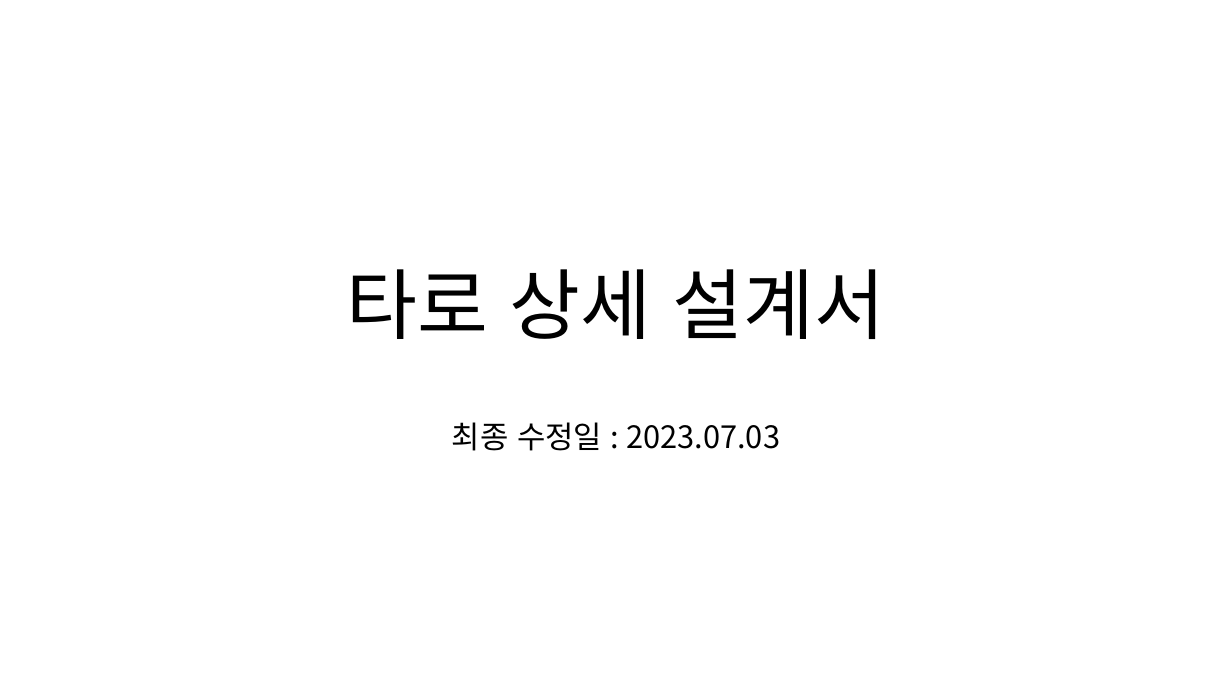
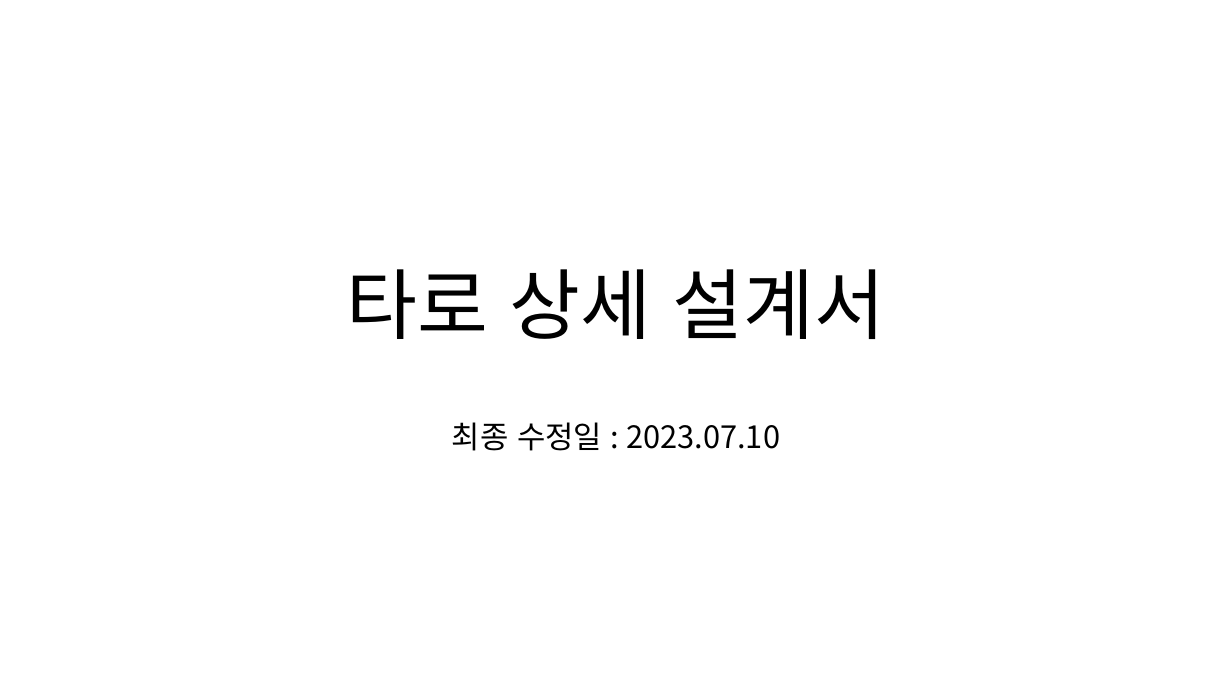
Before and after one commit to poro912/TaroDesktopPrivate, a slide deck: slide 1 of Document/타로 상세 설계서.pptx. Drawn at 1232x693 pixels with LibreOffice and Linux fonts; fonts in the diff are those of the drawing. Boxes give left, top, right and bottom in pixels: in the first picture for what was removed or moved away, otherwise in the second. Text is boxed around its words. In the diff, an @@ line names an element or a change of style, - is before the commit and + after.

Commit message:
폴더 구조 추가 및 상서 설계서 수정

```diff
--- a/Document/타로 상세 설계서.pptx
+++ b/Document/타로 상세 설계서.pptx
@@ subtitle at box(452, 422, 780, 451): text changed @@
-최종 수정일 : 2023.07.03
+최종 수정일 : 2023.07.10
```
Also in this commit, not shown: 3 other slides changed, 12 slides added, 4 slides removed.
